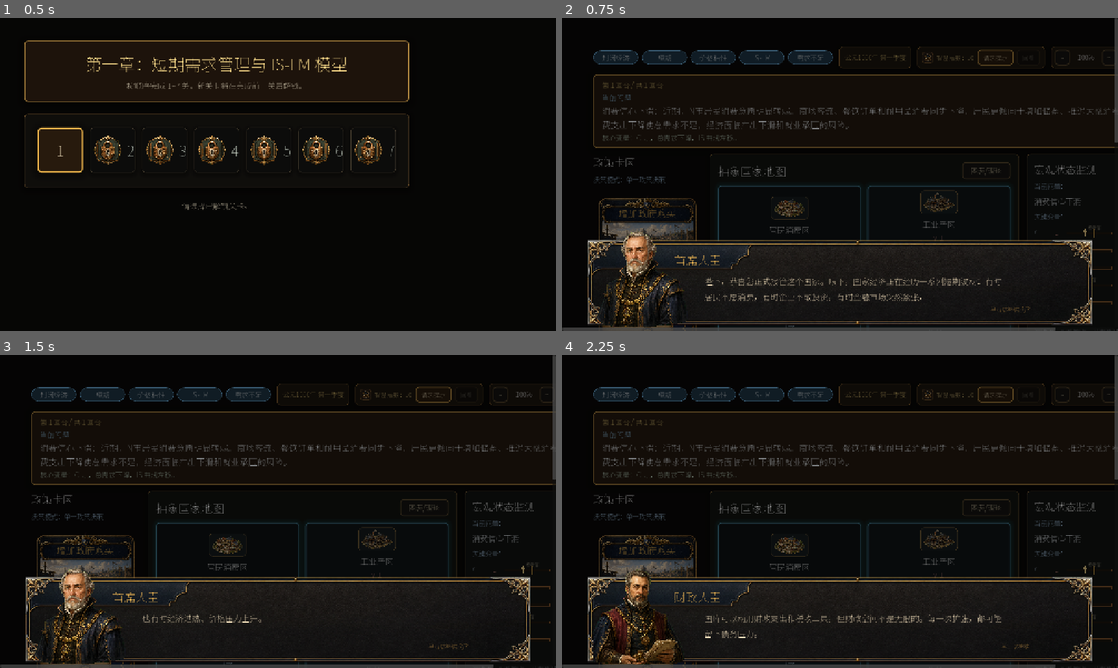
Above: before the commit, frames 1-4 (two rows, left to right).
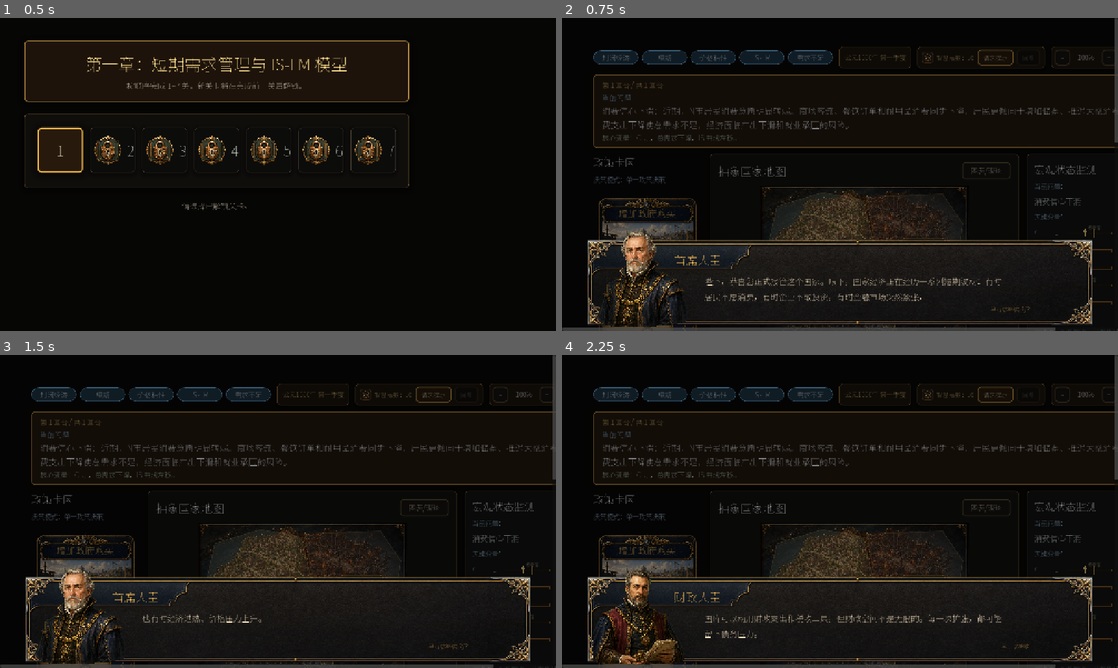
Above: after the commit, the same moments.

Repository: Austenzcy/macroecon
Game: Godot game, scene res://scenes/LevelSelect.tscn
The game is run twice, just before and just after one commit, with the same random seed, the same clock (stepped at 60 frames per second) and the same inputs.
Inputs:
- Up to frame 1 (0.5 s): no input
- Up to frame 2 (0.75 s): click "1" at 0.5 s
- Up to frame 3 (1.5 s): click "请求提示" at 1.25 s
- Up to frame 4 (2.25 s): click "-" at 2 s

Frame 1 is identical in both runs. In frame 2, 3.8% of the frame differs, in the area x 28-81%, y 53-99%; in frame 3, 3.8%; in frame 4, 3.8%.

Commit message:
feat: integrate unified abstract national map

Diff:
--- /dev/null
+++ b/scenes/components/UnifiedMacroMap.tscn
@@ -0,0 +1,14 @@
+[gd_scene load_steps=2 format=3]
+
+[ext_resource type="Script" path="res://scripts/ui/UnifiedMacroMap.gd" id="1_unified_macro_map"]
+
+[node name="UnifiedMacroMap" type="Control"]
+custom_minimum_size = Vector2(500, 360)
+layout_mode = 3
+anchors_preset = 15
+anchor_right = 1.0
+anchor_bottom = 1.0
+grow_horizontal = 2
+grow_vertical = 2
+mouse_filter = 2
+script = ExtResource("1_unified_macro_map")
--- a/scripts/scenes/PolicyDesk.gd
+++ b/scripts/scenes/PolicyDesk.gd
@@ -2,6 +2,7 @@
 
 const MacroEngine = preload("res://scripts/engine/MacroEngine.gd")
 const ISLMReplayPanelScene = preload("res://scenes/components/ISLMReplayPanel.tscn")
+const UnifiedMacroMapScene = preload("res://scenes/components/UnifiedMacroMap.tscn")
 const MacroStatBarScript = preload("res://scripts/ui/MacroStatBar.gd")
 const TheoryISLMGraphScript = preload("res://scripts/ui/TheoryISLMGraph.gd")
 const ClassicalTheme = preload("res://scripts/ui/ClassicalTheme.gd")
@@ -462,15 +463,39 @@
 	_theory_button.pressed.connect(_on_toggle_theory_panel)
 	title_row.add_child(_theory_button)
 
+	var map_state: Dictionary = _visible_macro_state()
+	box.add_child(_build_macro_map_view(map_state))
+
+	_theory_panel = _build_theory_panel()
+	_theory_panel.name = "TheoryPanel"
+	_theory_panel.visible = _is_theory_open
+	box.add_child(_theory_panel)
+
+	return panel
+
+
+func _build_macro_map_view(map_state: Dictionary) -> Control:
+	var unified_map: Control = UnifiedMacroMapScene.instantiate() as Control
+	unified_map.name = "UnifiedMacroMap"
+	unified_map.size_flags_horizontal = Control.SIZE_EXPAND_FILL
+	unified_map.custom_minimum_size = Vector2(_dim(500), _dim(360))
+	if unified_map.has_method("set_ui_scale"):
+		unified_map.call("set_ui_scale", _ui_scale)
+	if unified_map.has_method("has_master_texture") and bool(unified_map.call("has_master_texture")):
+		unified_map.call("set_regions", _unified_map_region_data(map_state))
+		return unified_map
+	unified_map.queue_free()
+	return _build_legacy_map_grid(map_state)
+
+
+func _build_legacy_map_grid(map_state: Dictionary) -> GridContainer:
 	var grid: GridContainer = GridContainer.new()
 	grid.columns = 2
 	grid.custom_minimum_size = Vector2(_dim(500), _dim(310))
 	grid.add_theme_constant_override("h_separation", _dim(14))
 	grid.add_theme_constant_override("v_separation", _dim(14))
-	box.add_child(grid)
 
 	var region_scene: PackedScene = preload("res://scenes/components/MapRegion.tscn")
-	var map_state: Dictionary = _visible_macro_state()
 	var region_icon_keys: Array[String] = ["consumption", "industry", "finance", "government"]
 	var region_index: int = 0
 	for config: Dictionary in MAP_REGION_CONFIGS:
@@ -488,13 +513,21 @@
 			region.call("set_region_icon_key", region_icon_keys[min(region_index, region_icon_keys.size() - 1)])
 		grid.add_child(region)
 		region_index += 1
-
-	_theory_panel = _build_theory_panel()
-	_theory_panel.name = "TheoryPanel"
-	_theory_panel.visible = _is_theory_open
-	box.add_child(_theory_panel)
-
-	return panel
+	return grid
+
+
+func _unified_map_region_data(map_state: Dictionary) -> Array[Dictionary]:
+	var region_ids: Array[String] = ["consumption", "industry", "finance", "government"]
+	var regions: Array[Dictionary] = []
+	for index: int in range(MAP_REGION_CONFIGS.size()):
+		var config: Dictionary = MAP_REGION_CONFIGS[index]
+		regions.append({
+			"region_id": region_ids[min(index, region_ids.size() - 1)],
+			"name": str(config.get("name", "区域")),
+			"lines": _map_region_lines(config, map_state),
+			"brightness": _map_region_brightness(config, map_state)
+		})
+	return regions
 
 
 func _build_theory_panel() -> PanelContainer:
--- a/scripts/ui/ArtAssetRegistry.gd
+++ b/scripts/ui/ArtAssetRegistry.gd
@@ -101,6 +101,10 @@
 	"industry": "res://assets/art/map_regions/region_scene_industry.png",
 	"finance": "res://assets/art/map_regions/region_scene_finance.png",
 	"government": "res://assets/art/map_regions/region_scene_government.png"
+}
+
+const UNIFIED_MACRO_MAP := {
+	"master_v1": "res://assets/art/map/macro_map_master_v1.webp"
 }
 
 const MAP_REGION_FALLBACK := {
@@ -242,6 +246,10 @@
 	return _load_texture(str(MAP_REGION_SCENES.get(region_key, "")))
 
 
+static func texture_for_unified_macro_map() -> Texture2D:
+	return _load_texture(str(UNIFIED_MACRO_MAP.get("master_v1", "")))
+
+
 static func placeholder_for_map_region(region_key: String) -> String:
 	return str(MAP_REGION_FALLBACK.get(region_key, "区"))
 
@@ -260,24 +268,24 @@
 
 static func _load_texture(path: String) -> Texture2D:
 	if path.is_empty() or not ResourceLoader.exists(path):
-		return _load_png_as_image_texture(path)
+		return _load_image_as_texture(path)
 	if _texture_cache.has(path):
 		return _texture_cache[path] as Texture2D
 	var resource: Resource = load(path)
 	if resource is Texture2D:
 		_texture_cache[path] = resource
 		return resource as Texture2D
-	var image_texture := _load_png_as_image_texture(path)
+	var image_texture := _load_image_as_texture(path)
 	if image_texture != null:
 		_texture_cache[path] = image_texture
 		return image_texture
 	return null
 
 
-static func _load_png_as_image_texture(path: String) -> Texture2D:
+static func _load_image_as_texture(path: String) -> Texture2D:
 	if _texture_cache.has(path):
 		return _texture_cache[path] as Texture2D
-	if path.is_empty() or not path.ends_with(".png") or not FileAccess.file_exists(path):
+	if path.is_empty() or not FileAccess.file_exists(path):
 		return null
 	var image := Image.new()
 	var error := image.load(path)
--- /dev/null
+++ b/scripts/ui/UnifiedMacroMap.gd
@@ -0,0 +1,315 @@
+extends Control
+
+const ArtAssetRegistry = preload("res://scripts/ui/ArtAssetRegistry.gd")
+const MacroMapArtSpec = preload("res://scripts/ui/map/MacroMapArtSpec.gd")
+
+var _ui_scale: float = 1.0
+var _map_texture: Texture2D
+var _map_rect: Rect2 = Rect2()
+var _regions: Dictionary = {}
+var _region_panels: Dictionary = {}
+var _region_titles: Dictionary = {}
+var _region_line_boxes: Dictionary = {}
+
+
+func _ready() -> void:
+	mouse_filter = Control.MOUSE_FILTER_IGNORE
+	clip_contents = true
+	_map_texture = ArtAssetRegistry.texture_for_unified_macro_map()
+	custom_minimum_size = MacroMapArtSpec.MINIMUM_SIZE * _ui_scale
+	_rebuild_region_nodes()
+	_layout_region_nodes()
+	queue_redraw()
+
+
+func has_master_texture() -> bool:
+	if _map_texture == null:
+		_map_texture = ArtAssetRegistry.texture_for_unified_macro_map()
+	return _map_texture != null
+
+
+func set_ui_scale(value: float) -> void:
+	_ui_scale = clampf(value, 0.8, 1.2)
+	custom_minimum_size = MacroMapArtSpec.MINIMUM_SIZE * _ui_scale
+	for panel: Variant in _region_panels.values():
+		if panel is Control:
+			_apply_region_panel_style(panel as Control)
+	for title: Variant in _region_titles.values():
+		if title is Label:
+			(title as Label).add_theme_font_size_override("font_size", _font(17))
+	for box: Variant in _region_line_boxes.values():
+		if box is VBoxContainer:
+			(box as VBoxContainer).add_theme_constant_override("separation", _dim(2))
+			for child: Node in (box as VBoxContainer).get_children():
+				_update_variable_row_fonts(child)
+	call_deferred("_layout_region_nodes")
+	queue_redraw()
+
+
+func set_regions(regions: Array) -> void:
+	_regions.clear()
+	for item: Variant in regions:
+		if item is Dictionary:
+			var data: Dictionary = (item as Dictionary).duplicate(true)
+			var region_id: String = str(data.get("region_id", ""))
+			if not region_id.is_empty():
+				_regions[region_id] = data
+	_rebuild_region_nodes()
+	_refresh_region_text()
+	_layout_region_nodes()
+	queue_redraw()
+
+
+func _notification(what: int) -> void:
+	if what == NOTIFICATION_RESIZED:
+		_layout_region_nodes()
+		queue_redraw()
+
+
+func _draw() -> void:
+	_map_rect = _calculate_map_rect()
+	if _map_texture != null:
+		draw_texture_rect(_map_texture, _map_rect, false)
+	else:
+		draw_rect(_map_rect, Color(0.06, 0.09, 0.10, 0.96), true)
+	for region_id: String in MacroMapArtSpec.all_region_ids():
+		_draw_region_overlay(region_id)
+
+
+func _calculate_map_rect() -> Rect2:
+	var available: Vector2 = size
+	if available.x <= 1.0 or available.y <= 1.0:
+		available = custom_minimum_size
+	var aspect: float = MacroMapArtSpec.PREFERRED_ASPECT_RATIO
+	var width: float = available.x
+	var height: float = width / aspect
+	if height > available.y:
+		height = available.y
+		width = height * aspect
+	var pos: Vector2 = (available - Vector2(width, height)) * 0.5
+	return Rect2(pos, Vector2(width, height))
+
+
+func _draw_region_overlay(region_id: String) -> void:
+	var spec: Dictionary = MacroMapArtSpec.region_spec(region_id)
+	if spec.is_empty():
+		return
+	var polygon: PackedVector2Array = _polygon_points(spec)
+	if polygon.size() < 3:
+		return
+	var brightness: float = _region_brightness(region_id)
+	var tint: Color = spec.get("region_tint_color", Color(0.8, 0.7, 0.4, 0.14))
+	var alpha_range: Vector2 = MacroMapArtSpec.OVERLAY_ALPHA_RANGE
+	var alpha: float = lerpf(alpha_range.x, alpha_range.y, absf(brightness))
+	if is_zero_approx(brightness):
+		alpha = 0.035
+	if brightness < -0.05:
+		tint = tint.lerp(MacroMapArtSpec.DANGER_TINT, 0.55)
+	elif brightness > 0.05:
+		tint = tint.lerp(MacroMapArtSpec.WARNING_TINT, 0.45)
+	tint.a = alpha
+	draw_colored_polygon(polygon, tint)
+
+	var outline: Color = Color(0.80, 0.64, 0.34, 0.18 + absf(brightness) * 0.18)
+	for i: int in range(polygon.size()):
+		draw_line(polygon[i], polygon[(i + 1) % polygon.size()], outline, maxf(1.0, 1.35 * _ui_scale), true)
+
+	if MacroMapArtSpec.DEBUG_BOUNDARIES:
+		for i: int in range(polygon.size()):
+			draw_line(polygon[i], polygon[(i + 1) % polygon.size()], Color(0.2, 0.85, 1.0, 0.90), 2.0, true)
+
+
+func _polygon_points(spec: Dictionary) -> PackedVector2Array:
+	var points := PackedVector2Array()
+	var normalized: Array = spec.get("polygon", []) as Array
+	for item: Variant in normalized:
+		if item is Vector2:
+			points.append(_map_rect.position + (item as Vector2) * _map_rect.size)
+	return points
+
+
+func _rebuild_region_nodes() -> void:
+	for region_id: String in MacroMapArtSpec.all_region_ids():
+		if _region_panels.has(region_id):
+			continue
+		var panel: PanelContainer = PanelContainer.new()
+		panel.name = "%sMapLabel" % region_id.capitalize()
+		panel.mouse_filter = Control.MOUSE_FILTER_IGNORE
+		_apply_region_panel_style(panel)
+		add_child(panel)
+		_region_panels[region_id] = panel
+
+		var margin: MarginContainer = MarginContainer.new()
+		margin.mouse_filter = Control.MOUSE_FILTER_IGNORE
+		margin.add_theme_constant_override("margin_left", _dim(8))
+		margin.add_theme_constant_override("margin_top", _dim(5))
+		margin.add_theme_constant_override("margin_right", _dim(8))
+		margin.add_theme_constant_override("margin_bottom", _dim(6))
+		panel.add_child(margin)
+
+		var box: VBoxContainer = VBoxContainer.new()
+		box.alignment = BoxContainer.ALIGNMENT_CENTER
+		box.mouse_filter = Control.MOUSE_FILTER_IGNORE
+		box.add_theme_constant_override("separation", _dim(3))
+		margin.add_child(box)
+
+		var title: Label = Label.new()
+		title.horizontal_alignment = HORIZONTAL_ALIGNMENT_CENTER
+		title.vertical_alignment = VERTICAL_ALIGNMENT_CENTER
+		title.autowrap_mode = TextServer.AUTOWRAP_OFF
+		title.text_overrun_behavior = TextServer.OVERRUN_TRIM_ELLIPSIS
+		title.modulate = Color(0.96, 0.86, 0.58, 1.0)
+		title.add_theme_font_size_override("font_size", _font(17))
+		title.mouse_filter = Control.MOUSE_FILTER_IGNORE
+		box.add_child(title)
+		_region_titles[region_id] = title
+
+		var lines: VBoxContainer = VBoxContainer.new()
+		lines.alignment = BoxContainer.ALIGNMENT_CENTER
+		lines.mouse_filter = Control.MOUSE_FILTER_IGNORE
+		lines.add_theme_constant_override("separation", _dim(2))
+		box.add_child(lines)
+		_region_line_boxes[region_id] = lines
+	_refresh_region_text()
+
+
+func _refresh_region_text() -> void:
+	for region_id: String in MacroMapArtSpec.all_region_ids():
+		var data: Dictionary = _regions.get(region_id, {})
+		var title: Label = _region_titles.get(region_id) as Label
+		if title != null:
+			title.text = str(data.get("name", _fallback_region_name(region_id)))
+		var line_box: VBoxContainer = _region_line_boxes.get(region_id) as VBoxContainer
+		if line_box == null:
+			continue
+		for child: Node in line_box.get_children():
+			child.queue_free()
+		var lines: Array = data.get("lines", []) as Array
+		for line: Variant in lines:
+			if line is Dictionary:
+				line_box.add_child(_make_variable_row(region_id, line as Dictionary))
+
+
+func _make_variable_row(region_id: String, line: Dictionary) -> HBoxContainer:
+	var row: HBoxContainer = HBoxContainer.new()
+	row.alignment = BoxContainer.ALIGNMENT_CENTER
+	row.mouse_filter = Control.MOUSE_FILTER_IGNORE
+	row.add_theme_constant_override("separation", _dim(3))
+
+	var variable_label: Label = Label.new()
+	variable_label.text = str(line.get("label", ""))
+	variable_label.custom_minimum_size = Vector2(_variable_label_width(region_id), _dim(20))
+	variable_label.horizontal_alignment = HORIZONTAL_ALIGNMENT_RIGHT
+	variable_label.vertical_alignment = VERTICAL_ALIGNMENT_CENTER
+	variable_label.modulate = Color(0.88, 0.92, 0.90, 1.0)
+	variable_label.add_theme_font_size_override("font_size", _font(15))
+	variable_label.mouse_filter = Control.MOUSE_FILTER_IGNORE
+	row.add_child(variable_label)
+
+	var arrow: String = str(line.get("arrow", "→"))
+	var arrow_label: Label = Label.new()
+	arrow_label.text = arrow
+	arrow_label.custom_minimum_size = Vector2(_arrow_slot_width(region_id), _dim(20))
+	arrow_label.horizontal_alignment = HORIZONTAL_ALIGNMENT_CENTER
+	arrow_label.vertical_alignment = VERTICAL_ALIGNMENT_CENTER
+	arrow_label.modulate = _line_color(arrow)
+	arrow_label.add_theme_font_size_override("font_size", _font(16))
+	arrow_label.mouse_filter = Control.MOUSE_FILTER_IGNORE
+	row.add_child(arrow_label)
+	return row
+
+
+func _layout_region_nodes() -> void:
+	_map_rect = _calculate_map_rect()
+	for region_id: String in MacroMapArtSpec.all_region_ids():
+		var panel: Control = _region_panels.get(region_id) as Control
+		if panel == null:
+			continue
+		var spec: Dictionary = MacroMapArtSpec.region_spec(region_id)
+		var bounds: Rect2 = _combined_label_bounds(spec, _regions.get(region_id, {}))
+		panel.position = _map_rect.position + bounds.position * _map_rect.size
+		panel.size = bounds.size * _map_rect.size
+		panel.pivot_offset = panel.size * 0.5
+
+
+func _combined_label_bounds(spec: Dictionary, data: Dictionary) -> Rect2:
+	var label_rect: Rect2 = spec.get("label_rect", Rect2(Vector2(0.4, 0.4), Vector2(0.2, 0.08)))
+	var variable_rect: Rect2 = spec.get("variable_rect", Rect2(label_rect.position + Vector2(0.0, 0.07), Vector2(label_rect.size.x, 0.09)))
+	var top_left: Vector2 = Vector2(
+		minf(label_rect.position.x, variable_rect.position.x),
+		minf(label_rect.position.y, variable_rect.position.y)
+	)
+	var bottom_right: Vector2 = Vector2(
+		maxf(label_rect.end.x, variable_rect.end.x),
+		maxf(label_rect.end.y, variable_rect.end.y)
+	)
+	var bounds: Rect2 = Rect2(top_left, bottom_right - top_left)
+	var lines: Array = data.get("lines", []) as Array
+	if lines.size() > 1:
+		bounds.size.y += 0.025 * float(lines.size() - 1)
+	return bounds.grow(0.010)
+
+
+func _apply_region_panel_style(panel: Control) -> void:
+	if not panel is PanelContainer:
+		return
+	var style := StyleBoxFlat.new()
+	style.bg_color = Color(0.035, 0.045, 0.050, 0.56)
+	style.border_color = Color(0.72, 0.56, 0.30, 0.62)
+	style.set_border_width_all(maxi(1, _dim(1)))
+	style.set_corner_radius_all(_dim(6))
+	style.shadow_color = Color(0.0, 0.0, 0.0, 0.30)
+	style.shadow_size = _dim(5)
+	(panel as PanelContainer).add_theme_stylebox_override("panel", style)
+
+
+func _update_variable_row_fonts(node: Node) -> void:
+	for child: Node in node.get_children():
+		if child is Label:
+			var label: Label = child as Label
+			label.add_theme_font_size_override("font_size", _font(16 if label.text in ["↑", "↓", "→"] else 15))
+
+
+func _region_brightness(region_id: String) -> float:
+	var data: Dictionary = _regions.get(region_id, {})
+	return clampf(float(data.get("brightness", 0.0)), -1.0, 1.0)
+
+
+func _variable_label_width(region_id: String) -> float:
+	if region_id == "government":
+		return _dim(42)
+	return _dim(24)
+
+
+func _arrow_slot_width(region_id: String) -> float:
+	var spec: Dictionary = MacroMapArtSpec.region_spec(region_id)
+	return _dim(float(spec.get("arrow_reserved_width", 26.0)))
+
+
+func _line_color(arrow: String) -> Color:
+	if arrow == "↑":
+		return Color(0.68, 0.95, 0.72, 1.0)
+	if arrow == "↓":
+		return Color(0.95, 0.62, 0.58, 1.0)
+	return Color(0.78, 0.88, 0.94, 1.0)
+
+
+func _fallback_region_name(region_id: String) -> String:
+	match region_id:
+		"consumption":
+			return "居民消费区"
+		"industry":
+			return "工业产区"
+		"finance":
+			return "金融市场区"
+		"government":
+			return "政府部门区"
+	return "区域"
+
+
+func _dim(value: float) -> int:
+	return int(roundf(value * _ui_scale))
+
+
+func _font(value: float) -> int:
+	return maxi(10, int(roundf(value * _ui_scale)))
--- /dev/null
+++ b/scripts/ui/map/MacroMapArtSpec.gd
@@ -0,0 +1,87 @@
+extends RefCounted
+
+const DEBUG_BOUNDARIES: bool = false
+
+const MASTER_MAP_TEXTURE: String = "res://assets/art/map/macro_map_master_v1.webp"
+const PREFERRED_ASPECT_RATIO: float = 4.0 / 3.0
+const MINIMUM_SIZE: Vector2 = Vector2(500.0, 360.0)
+const MAP_CONTENT_RECT: Rect2 = Rect2(Vector2(0.035, 0.035), Vector2(0.930, 0.930))
+
+const NORMAL_TINT: Color = Color(0.08, 0.11, 0.12, 0.00)
+const WARNING_TINT: Color = Color(0.95, 0.58, 0.32, 0.16)
+const DANGER_TINT: Color = Color(0.28, 0.55, 0.72, 0.14)
+const HIGHLIGHT_TINT: Color = Color(0.96, 0.78, 0.36, 0.14)
+const OVERLAY_ALPHA_RANGE: Vector2 = Vector2(0.04, 0.22)
+
+const REGION_SPECS := {
+	"consumption": {
+		"polygon": [
+			Vector2(0.080, 0.135), Vector2(0.300, 0.045), Vector2(0.495, 0.095),
+			Vector2(0.560, 0.455), Vector2(0.442, 0.548), Vector2(0.142, 0.575),
+			Vector2(0.035, 0.405)
+		],
+		"label_rect": Rect2(Vector2(0.280, 0.385), Vector2(0.210, 0.070)),
+		"variable_rect": Rect2(Vector2(0.325, 0.465), Vector2(0.120, 0.085)),
+		"label_anchor": Vector2(0.385, 0.420),
+		"variable_anchor": Vector2(0.385, 0.505),
+		"variable_row_spacing": 2.0,
+		"arrow_reserved_width": 26.0,
+		"region_tint_color": Color(0.96, 0.72, 0.34, 0.18),
+		"highlight_strength": 0.18
+	},
+	"industry": {
+		"polygon": [
+			Vector2(0.510, 0.075), Vector2(0.875, 0.055), Vector2(0.972, 0.245),
+			Vector2(0.945, 0.498), Vector2(0.672, 0.565), Vector2(0.565, 0.468)
+		],
+		"label_rect": Rect2(Vector2(0.690, 0.345), Vector2(0.190, 0.070)),
+		"variable_rect": Rect2(Vector2(0.728, 0.425), Vector2(0.118, 0.120)),
+		"label_anchor": Vector2(0.785, 0.380),
+		"variable_anchor": Vector2(0.785, 0.485),
+		"variable_row_spacing": 2.0,
+		"arrow_reserved_width": 26.0,
+		"region_tint_color": Color(0.95, 0.42, 0.18, 0.18),
+		"highlight_strength": 0.20
+	},
+	"finance": {
+		"polygon": [
+			Vector2(0.070, 0.598), Vector2(0.435, 0.558), Vector2(0.535, 0.815),
+			Vector2(0.430, 0.935), Vector2(0.138, 0.902), Vector2(0.035, 0.725)
+		],
+		"label_rect": Rect2(Vector2(0.250, 0.680), Vector2(0.210, 0.070)),
+		"variable_rect": Rect2(Vector2(0.320, 0.760), Vector2(0.100, 0.085)),
+		"label_anchor": Vector2(0.355, 0.715),
+		"variable_anchor": Vector2(0.370, 0.800),
+		"variable_row_spacing": 2.0,
+		"arrow_reserved_width": 26.0,
+		"region_tint_color": Color(0.40, 0.70, 0.58, 0.16),
+		"highlight_strength": 0.17
+	},
+	"government": {
+		"polygon": [
+			Vector2(0.555, 0.580), Vector2(0.705, 0.545), Vector2(0.945, 0.520),
+			Vector2(0.972, 0.805), Vector2(0.820, 0.935), Vector2(0.510, 0.850)
+		],
+		"label_rect": Rect2(Vector2(0.655, 0.675), Vector2(0.225, 0.070)),
+		"variable_rect": Rect2(Vector2(0.700, 0.755), Vector2(0.165, 0.128)),
+		"label_anchor": Vector2(0.768, 0.710),
+		"variable_anchor": Vector2(0.782, 0.820),
+		"variable_row_spacing": 2.0,
+		"arrow_reserved_width": 28.0,
+		"region_tint_color": Color(0.34, 0.48, 0.78, 0.15),
+		"highlight_strength": 0.18
+	}
+}
+
+
+static func master_map_path() -> String:
+	return MASTER_MAP_TEXTURE
+
+
+static func region_spec(region_id: String) -> Dictionary:
+	var spec: Dictionary = REGION_SPECS.get(region_id, {})
+	return spec.duplicate(true)
+
+
+static func all_region_ids() -> Array[String]:
+	return ["consumption", "industry", "finance", "government"]
Binary file added: assets/art/map/macro_map_master_v1.webp
Not shown, added: assets/art/map/macro_map_master_v1.webp.import
Binary file changed: assets/fonts/NotoSansSC-Regular.ttf
Not shown, changed: progress.txt
Not shown, added: scripts/ui/UnifiedMacroMap.gd.uid
Not shown, added: scripts/ui/map/MacroMapArtSpec.gd.uid
Not shown, changed: docs/Art_Reference_Direction_v1.md
Not shown, added: docs/MacroMap_Art_v2.md
Not shown, changed: docs/UI_Art_Integration_Workflow_v1.md
